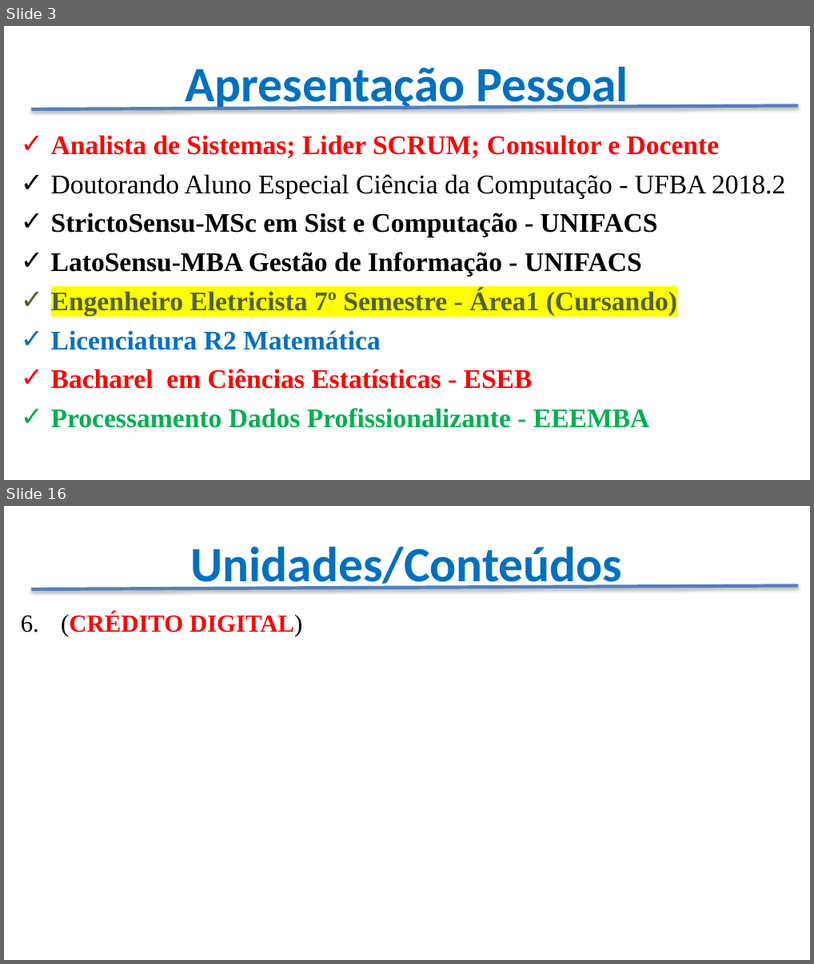
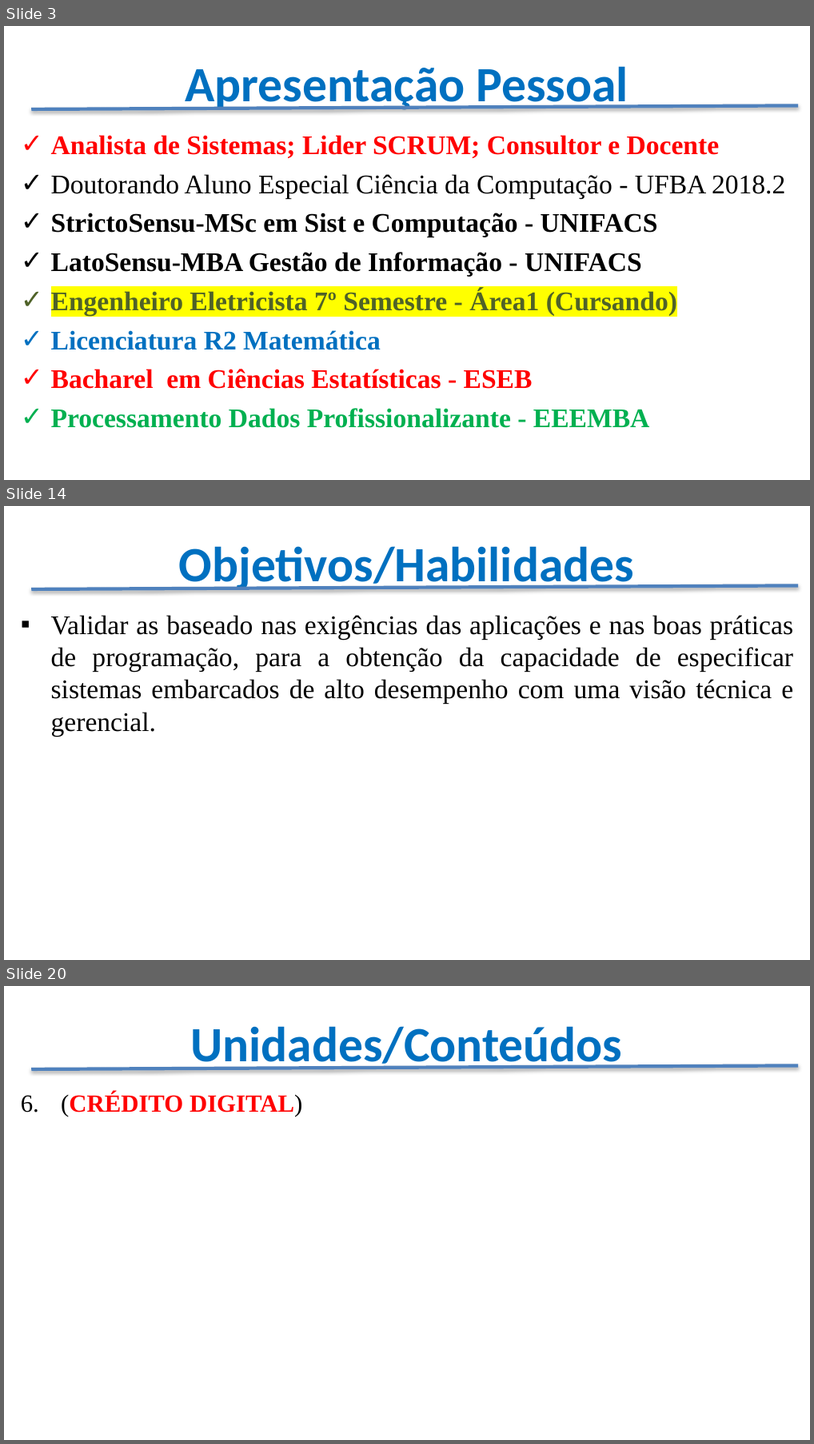
Before and after one commit to CloudEducationBrazil/WydenArea1ProgramacaoMicrocontroladores, a slide deck: Apresentação - Programação Microcontroladores.pptx. Shown one above the other, each under a label of ours: slides 3 and 16 before the commit, slides 3, 14 and 20 after it; the slides between them are not shown. The pictures are 814x964 and 814x1444 pixels, drawn with LibreOffice and Linux fonts; fonts in the diff are those of the drawing; background and template pictures are left out. Boxes give left, top, right and bottom in pixels: in the first picture for what was removed or moved away, otherwise in the second. Text is boxed around its words. In the diff, an @@ line names an element or a change of style, - is before the commit and + after.

```diff
--- a/Apresentação - Programação Microcontroladores.pptx
+++ b/Apresentação - Programação Microcontroladores.pptx
@@ slide 14 added at [4, 506, 810, 960], background picture (left out) @@
@@ title added at [179, 546, 634, 593], 44 pt, text #0070C0, bold @@
+Objetivos/Habilidades
@@ line added from (31, 589) to (798, 586), #4F81BD 3 pt @@
@@ text added at [51, 615, 794, 736], 24 pt, text #000000 @@
+▪ Validar as baseado nas exigências das aplicações e nas boas práticas de programação, para a obtenção da capacidade de especificar sistemas embarcados de alto desempenho com uma visão técnica e gerencial.
@@ what was slide 16 is now slide 20 @@
```
Also in this commit, not shown: 12 slides changed, 6 other slides added, 2 slides removed.
